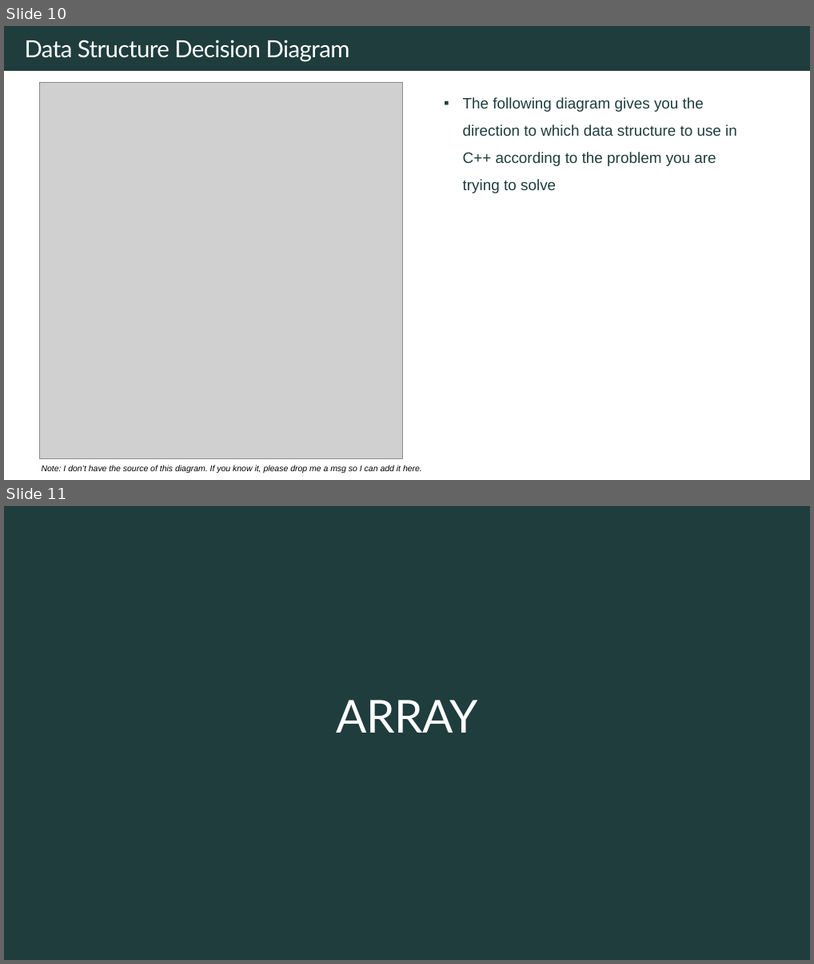
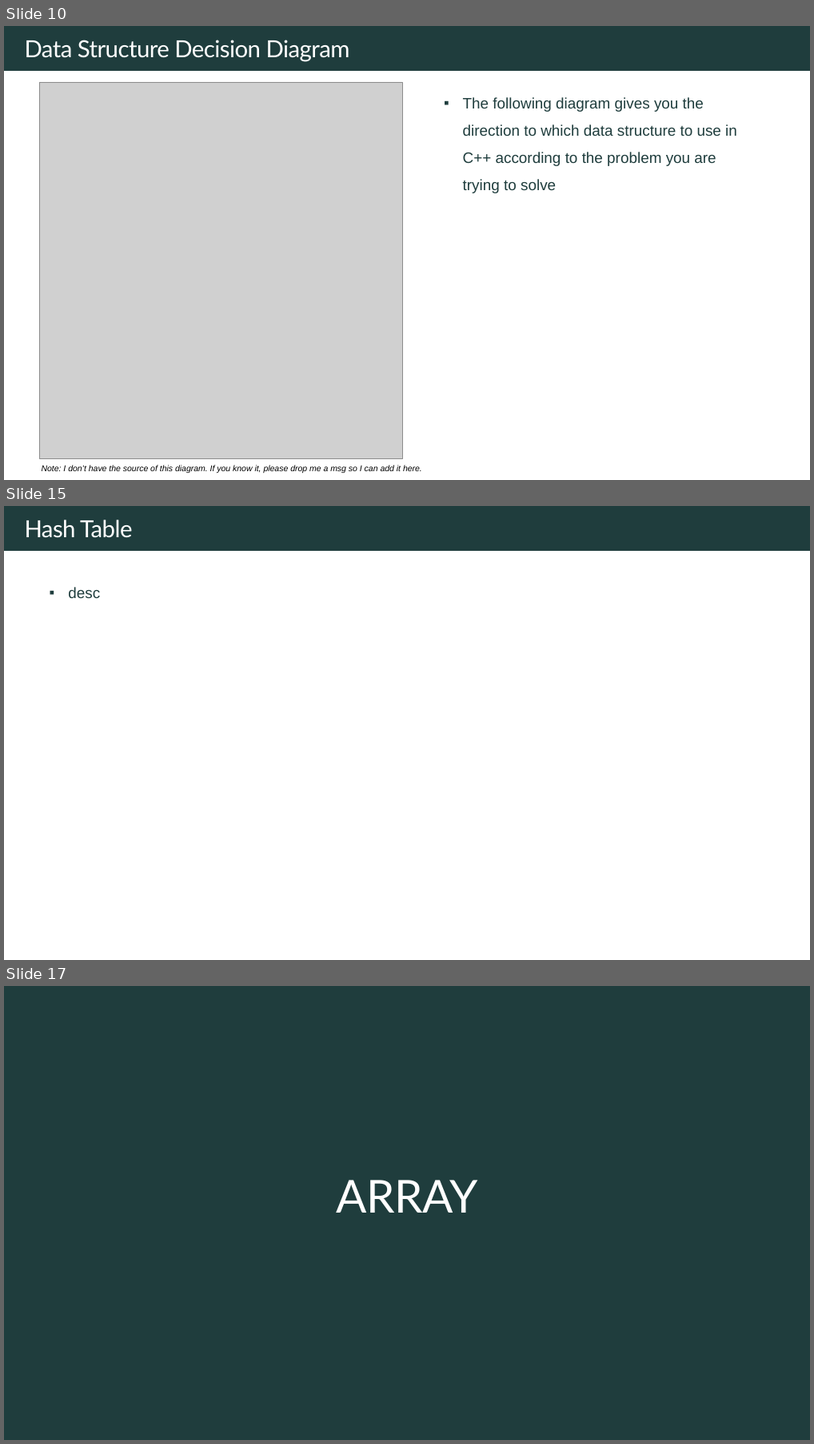
Before and after one commit to rfdavid/coding-interview-handbook-cpp, a slide deck: Algorithm and problem Solving Cheatsheet.pptm. Shown one above the other, each under a label of ours: slides 10 and 11 before the commit, slides 10, 15 and 17 after it; the slides between them are not shown. The pictures are 814x964 and 814x1444 pixels, drawn with LibreOffice and Linux fonts; fonts in the diff are those of the drawing; grey boxes stand for pictures. Boxes give left, top, right and bottom in pixels: in the first picture for what was removed or moved away, otherwise in the second. Text is boxed around its words. In the diff, an @@ line names an element or a change of style, - is before the commit and + after.

```diff
--- a/Algorithm and problem Solving Cheatsheet.pptm
+++ b/Algorithm and problem Solving Cheatsheet.pptm
@@ slide 15 added at box(4, 506, 810, 960), background #FFFFFF; not listed: 1 template element that a slide beside it also shows @@
@@ text added at box(25, 520, 132, 538), 28 pt, text #FFFFFF @@
+Hash Table
@@ text added at box(68, 587, 100, 598), 18 pt, text #1F3D3D @@
+▪ desc
@@ what was slide 11 is now slide 17 @@
```
Also in this commit, not shown: 5 other slides added, 13 other files.
